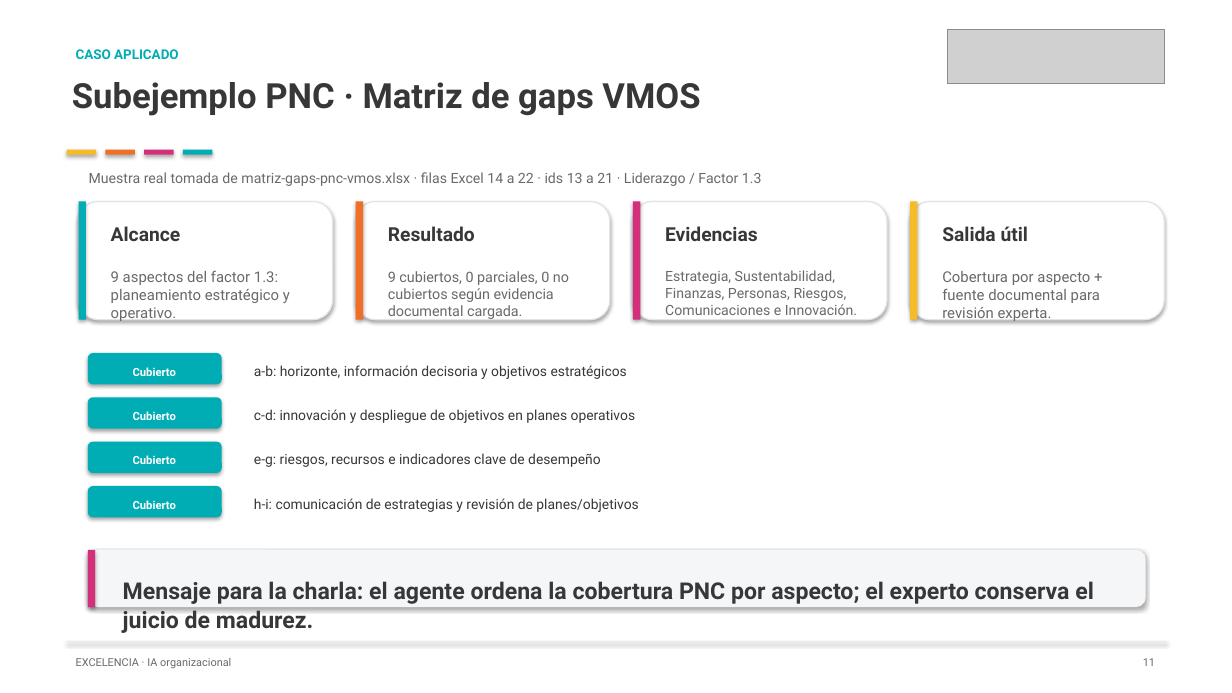
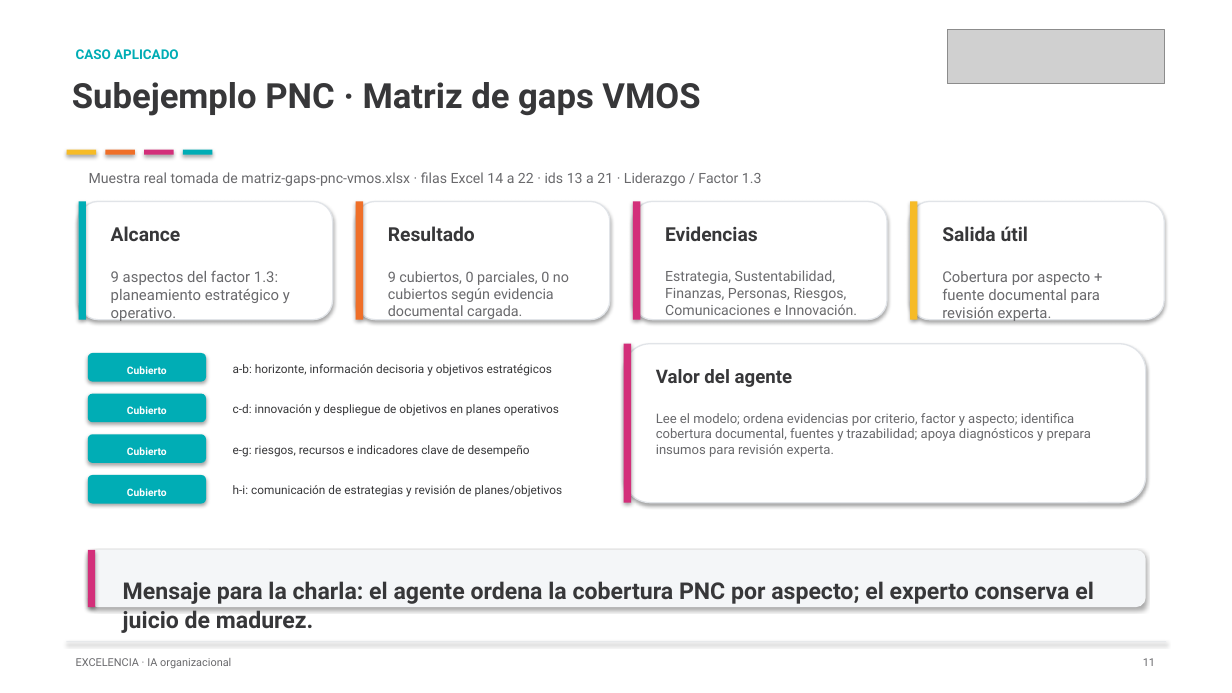
Before and after one commit to luispicone/presentacion_agentes_ia, a slide deck: slide 11 of presentacion/charla-excelencia-ia-organizacional.pptx. Drawn at 1232x693 pixels with LibreOffice and Linux fonts; fonts in the diff are those of the drawing; grey boxes stand for pictures. Boxes give left, top, right and bottom in pixels: in the first picture for what was removed or moved away, otherwise in the second. Text is boxed around its words. In the diff, an @@ line names an element or a change of style, - is before the commit and + after.

Commit message:
Incorporar valor del agente en slides ISO y PNC

```diff
--- a/presentacion/charla-excelencia-ia-organizacional.pptx
+++ b/presentacion/charla-excelencia-ia-organizacional.pptx
@@ rounded rectangle: place and size @@
-rounded rectangle at <box>88,353,222,384</box>
+rounded rectangle at <box>88,353,206,382</box>
@@ text "a-b: horizonte, información decisoria y ...": place and size @@
-text "a-b: horizonte, información decisoria y ..." at <box>254,365,627,379</box>
+text "a-b: horizonte, información decisoria y ..." at <box>233,364,552,376</box>
@@ rounded rectangle added at <box>624,344,1146,503</box>, fill #FFFFFF, outline #E1E4E8 1 pt @@
@@ rectangle added at <box>624,344,631,503</box>, fill #D32F7A @@
@@ text added at <box>656,369,792,387</box>, 14.5 pt, text #373739, bold @@
+Valor del agente
@@ rounded rectangle: place and size @@
-rounded rectangle at <box>88,397,222,429</box>
+rounded rectangle at <box>88,394,206,422</box>
@@ text "c-d: innovación y despliegue de ...": place and size @@
-text "c-d: innovación y despliegue de ..." at <box>254,409,636,423</box>
+text "c-d: innovación y despliegue de ..." at <box>233,404,559,416</box>
@@ text added at <box>656,413,1091,457</box>, 10.2 pt, text #69696C @@
+Lee el modelo; ordena evidencias por criterio, factor y aspecto; identifica cobertura documental, fuentes y trazabilidad; apoya diagnósticos y prepara insumos para revisión experta.
@@ rounded rectangle: place and size @@
-rounded rectangle at <box>88,442,222,473</box>
+rounded rectangle at <box>88,434,206,463</box>
@@ text "Cubierto": place and size @@
-text "Cubierto" at <box>133,455,176,464</box>
+text "Cubierto" at <box>127,447,167,455</box>
@@ text "e-g: riesgos, recursos e indicadores ...": place and size @@
-text "e-g: riesgos, recursos e indicadores ..." at <box>254,453,600,467</box>
+text "e-g: riesgos, recursos e indicadores ..." at <box>233,445,530,457</box>
@@ rounded rectangle: place and size @@
-rounded rectangle at <box>88,486,222,518</box>
+rounded rectangle at <box>88,475,206,504</box>
@@ size 10.8 to 9.2 pt in 4 elements at <box>233,364,552,376</box>, <box>233,404,559,416</box>, <box>233,445,530,457</box>, <box>233,485,563,497</box> @@
@@ text "h-i: comunicación de estrategias y ...": place and size @@
-text "h-i: comunicación de estrategias y ..." at <box>254,498,638,512</box>
+text "h-i: comunicación de estrategias y ..." at <box>233,485,563,497</box>
@@ size 8.8 to 8 pt in 4 elements at <box>127,366,167,374</box>, <box>127,406,167,414</box>, <box>127,447,167,455</box>, <box>127,488,167,496</box> @@
@@ text "Cubierto": place and size @@
-text "Cubierto" at <box>133,500,176,509</box>
+text "Cubierto" at <box>127,488,167,496</box>
```
Also in this commit, not shown: 1 other slide changed, 2 other files.
